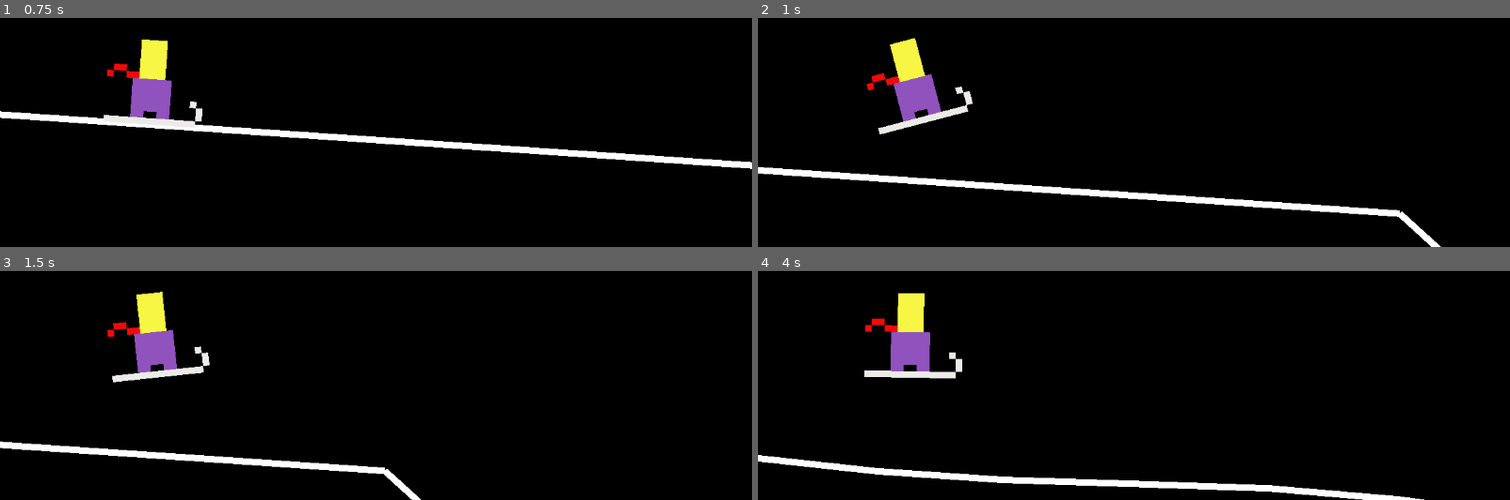
Above: before the commit, frames 1-4 (two rows, left to right).
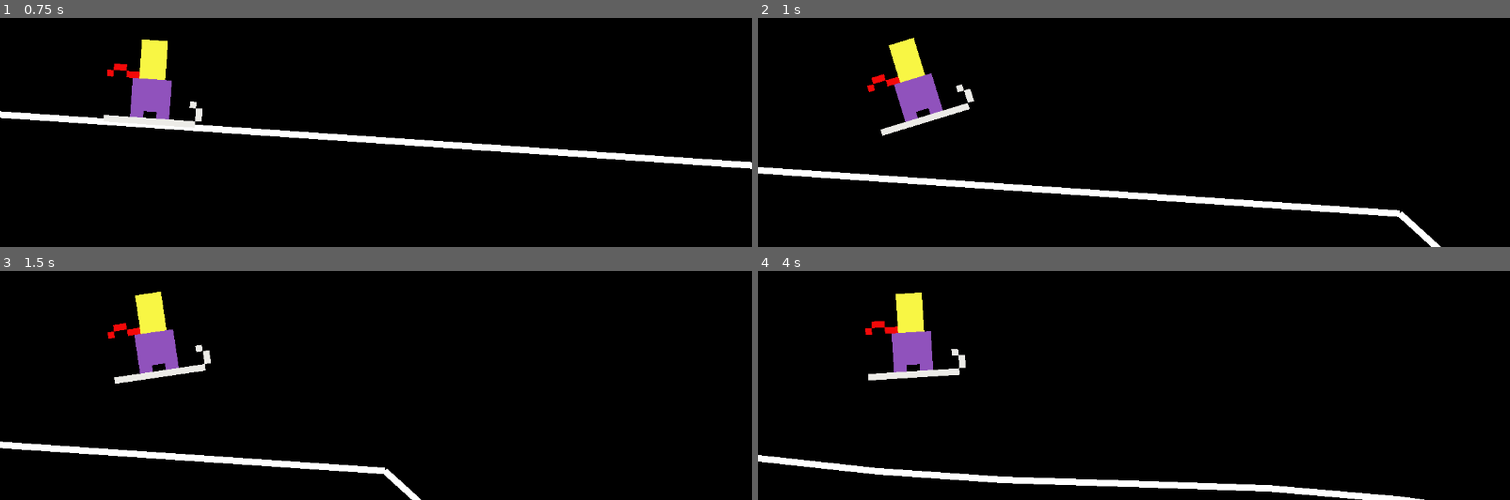
Above: after the commit, the same moments.

Repository: martindzejky/powder-panic
Game: Godot game, scene res://main.tscn
The game is run twice, just before and just after one commit, with the same random seed, the same clock (stepped at 60 frames per second) and the same inputs.
Inputs:
- Up to frame 1 (0.75 s): tap Enter at 0.5 s
- Up to frame 2 (1 s): tap Space (jump) at 0.77 s
- Up to frame 3 (1.5 s): no input
- Up to frame 4 (4 s): tap Space (jump) at 1.52, 3.02, 3.77 s

Frame 1 is identical in both runs. In frame 2, 0.5% of the frame differs, in the area x 14-29%, y 8-52%; in frame 3, 0.4%; in frame 4, 0.7%, in the area x 14-28%, y 9-48%.

Commit message:
crashing

Diff:
--- a/objects/player.gd
+++ b/objects/player.gd
@@ -3,17 +3,25 @@
 @export var current_speed = 800
 @export var gravity = 1000.0
 @export var jump_strength = 500.0
-@export var rotation_speed = 2.6
+@export var rotation_speed = 3.2
 @export var passive_rotation_speed = 0.3
+@export var crash_tolerance = 1.4
 
 @export var rotation_node: Node2D
+@export var crash_timer: Timer
 
 var slope_normal = Vector2.UP
 
 var time_in_air = 0.0 # In seconds
 var air_jump_time_limit = 0.3 # How long the player can be off the floor before still allowed to jump (coyote time)
+var was_in_air = false # Tracks if player was in the air in the previous frame
+var is_crashed = false # Tracks if the player has crashed
 
 func _physics_process(delta):
+  if is_crashed:
+    handle_crashed()
+    return
+
   if Input.is_action_just_pressed('jump') and time_in_air < air_jump_time_limit:
     handle_jump()
   elif is_on_floor():
@@ -23,13 +31,19 @@
 
   move_and_slide()
 
+  # Check for landing
+  if was_in_air and is_on_floor():
+    on_landed()
+
   if is_on_floor():
     slope_normal = get_floor_normal()
     update_floor_rotation()
     time_in_air = 0.0
+    was_in_air = false
   else:
     time_in_air += delta
     update_air_rotation(delta)
+    was_in_air = true
 
 func handle_jump():
   velocity.y = -jump_strength
@@ -64,3 +78,39 @@
     rotation_node.rotation -= rotation_speed * delta
   else:
     rotation_node.rotation += passive_rotation_speed * delta
+
+func on_landed():
+  # This will be called when the player lands on the ground
+  var proper_landing_angle = slope_normal.angle() + PI / 2
+  var current_angle = rotation_node.rotation
+
+  # Normalize angles for comparison
+  current_angle = wrapf(current_angle, -PI, PI)
+  proper_landing_angle = wrapf(proper_landing_angle, -PI, PI)
+
+  # Calculate the difference between angles
+  var angle_diff = abs(current_angle - proper_landing_angle)
+  if angle_diff > PI:
+    angle_diff = 2 * PI - angle_diff
+
+  # If the difference is too large, the player has is_crashed
+  if angle_diff > crash_tolerance:
+    crash()
+
+func crash():
+  # Handle the crash scenario
+  is_crashed = true
+  crash_timer.start()
+
+func handle_crashed():
+  # Rotate the player upside down while is_crashed
+  rotation_node.rotation = slope_normal.angle() - PI / 2
+
+  # Stop the player
+  velocity = Vector2.ZERO
+  move_and_slide()
+
+func _on_crash_timer_timeout():
+  is_crashed = false
+  # Reset player rotation
+  rotation_node.rotation = slope_normal.angle() + PI / 2
--- a/objects/player.tscn
+++ b/objects/player.tscn
@@ -6,12 +6,13 @@
 [sub_resource type="CircleShape2D" id="CircleShape2D_0xm2m"]
 radius = 80.0
 
-[node name="player" type="CharacterBody2D" node_paths=PackedStringArray("rotation_node") groups=["player"]]
+[node name="player" type="CharacterBody2D" node_paths=PackedStringArray("rotation_node", "crash_timer") groups=["player"]]
 collision_layer = 0
 floor_stop_on_slope = false
 floor_max_angle = 1.0472
 script = ExtResource("1_ykyjo")
 rotation_node = NodePath("sprite")
+crash_timer = NodePath("crash_timer")
 
 [node name="sprite" type="Sprite2D" parent="."]
 scale = Vector2(10, 10)
@@ -22,3 +23,9 @@
 
 [node name="camera" type="Camera2D" parent="."]
 position = Vector2(342, -56)
+
+[node name="crash_timer" type="Timer" parent="."]
+wait_time = 2.0
+one_shot = true
+
+[connection signal="timeout" from="crash_timer" to="." method="_on_crash_timer_timeout"]
